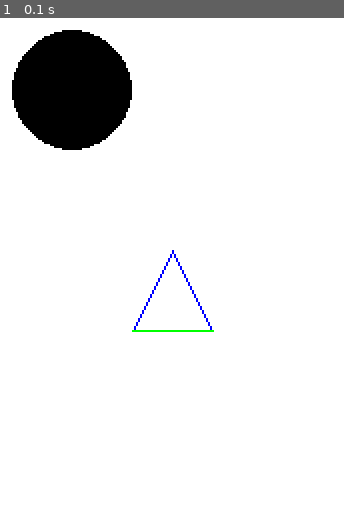
Above: before the commit, frame 1.
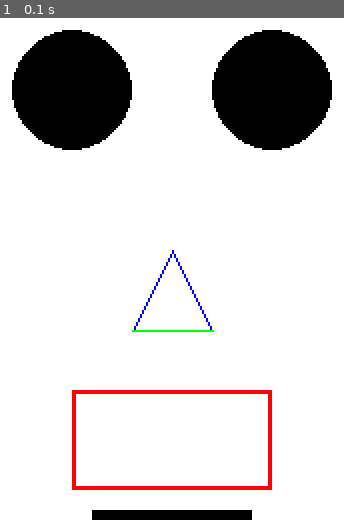
Above: after the commit, the same moment.

Repository: gilpin-bmchs/pygame_drawing
Game: pygame game, started from pygame_drawing.py
The game is run twice, just before and just after one commit, with the same random seed, the same clock (stepped at 60 frames per second) and the same inputs.
Inputs:
- Up to frame 1 (0.1 s): no input

The runs differ from the first frame. In frame 1, 8.5% of the frame differs, in the area x 20-97%, y 2-98%.

Commit message:
finished drawing

Diff:
--- a/pygame_drawing.py
+++ b/pygame_drawing.py
@@ -25,11 +25,6 @@
 DISPLAYSURF.fill(WHITE)
 pygame.display.set_caption("my drawing")
 
-# create lines and shapes
-pygame.draw.line(DISPLAYSURF, BLUE, (150, 130), (130, 170))
-pygame.draw.line(DISPLAYSURF, BLUE, (150, 130), (170, 170))
-pygame.draw.line(DISPLAYSURF, GREEN, (130, 170), (170, 170))
-pygame.draw.circle(DISPLAYSURF, BLACK, (100, 50), 30)
 
 
 
@@ -40,6 +35,15 @@
             pygame.quit()
             sys.exit()
 
+    # create lines and shapes
+    pygame.draw.line(DISPLAYSURF, BLUE, (150, 130), (130, 170))
+    pygame.draw.line(DISPLAYSURF, BLUE, (150, 130), (170, 170))
+    pygame.draw.line(DISPLAYSURF, GREEN, (130, 170), (170, 170))
+    pygame.draw.circle(DISPLAYSURF, BLACK, (100, 50), 30)
+    pygame.draw.circle(DISPLAYSURF, BLACK, (200, 50), 30)
+    pygame.draw.rect(DISPLAYSURF, RED, (100, 200, 100, 50), 2)
+    pygame.draw.rect(DISPLAYSURF, BLACK, (110, 260, 80, 5))
+
     # refresh screen
     pygame.display.update()
     clock.tick(FPS)
